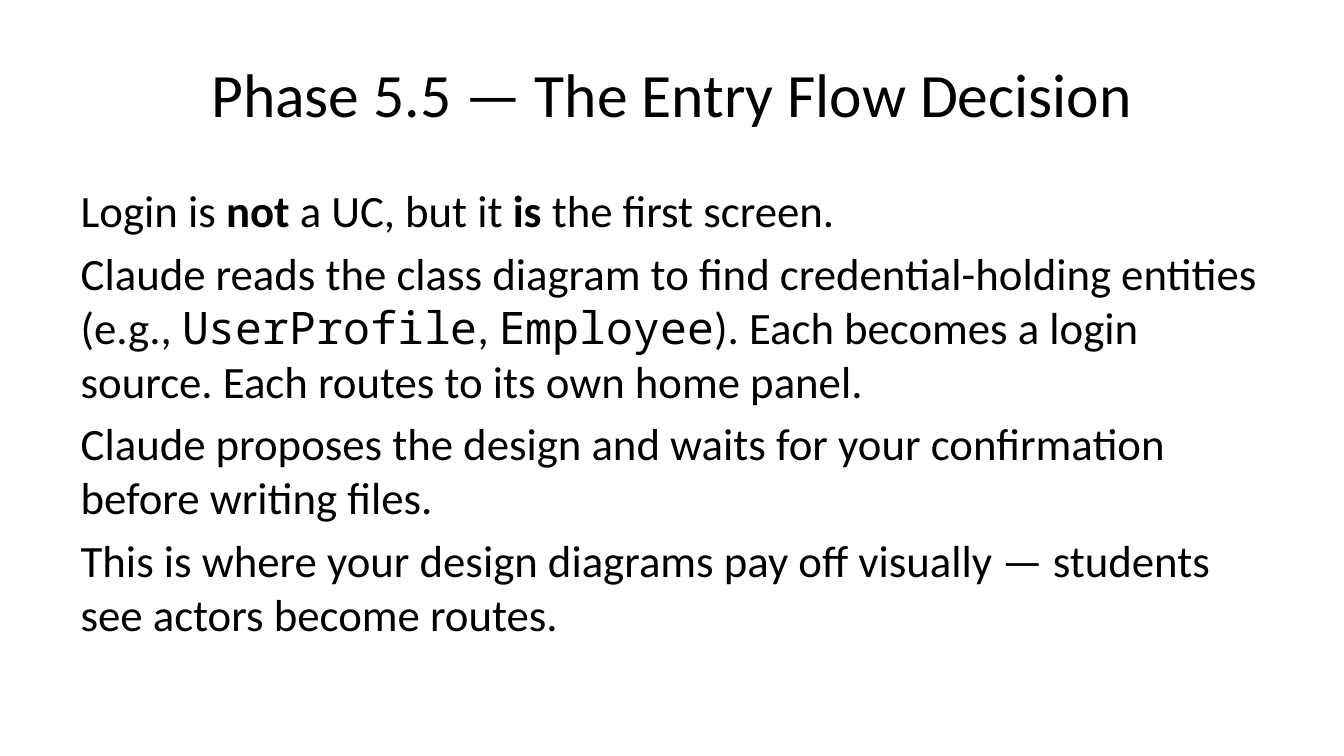
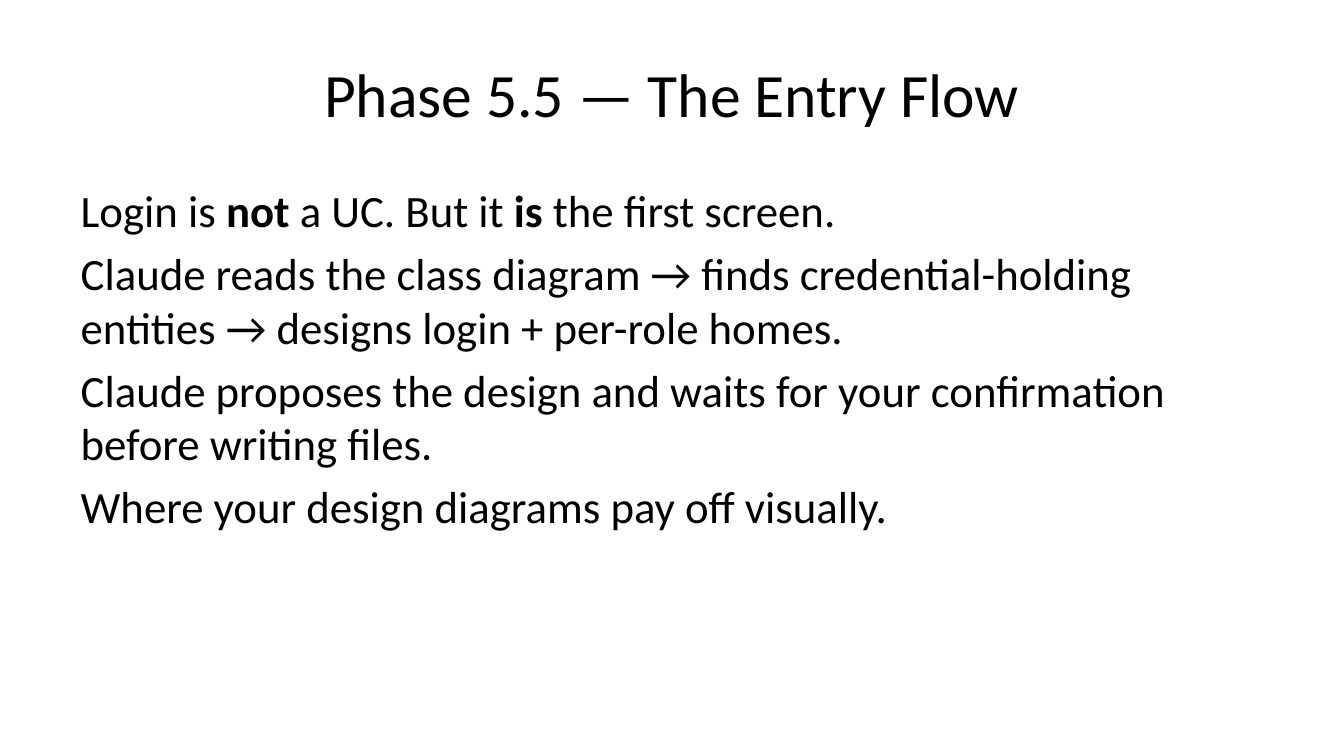
Before and after one commit to dcodish/SAD-sample-project, a slide deck: slide 16 of SLIDE_DECK.pptx (slide 12 before the commit). Drawn at 1344x756 pixels with LibreOffice and Linux fonts; fonts in the diff are those of the drawing. Boxes give left, top, right and bottom in pixels: in the first picture for what was removed or moved away, otherwise in the second. Text is boxed around its words. In the diff, an @@ line names an element or a change of style, - is before the commit and + after.

```diff
--- a/SLIDE_DECK.pptx
+++ b/SLIDE_DECK.pptx
@@ title at <box>324,74,1019,127</box>: text changed @@
-Phase 5.5 — The Entry Flow Decision
+Phase 5.5 — The Entry Flow
@@ text at <box>81,195,1131,352</box>: text changed @@
-Login is not a UC, but it is the first screen.
-Claude reads the class diagram to find credential-holding entities (e.g., UserProfile, Employee). Each becomes a login source. Each routes to its own home panel.
+Login is not a UC. But it is the first screen.
+Claude reads the class diagram → finds credential-holding entities → designs login + per-role homes.
@@ text at <box>81,492,887,531</box>: text changed @@
-This is where your design diagrams pay off visually — students see actors become routes.
+Where your design diagrams pay off visually.
```
Also in this commit, not shown: 17 other slides changed, 7 slides added, 2 other files.
